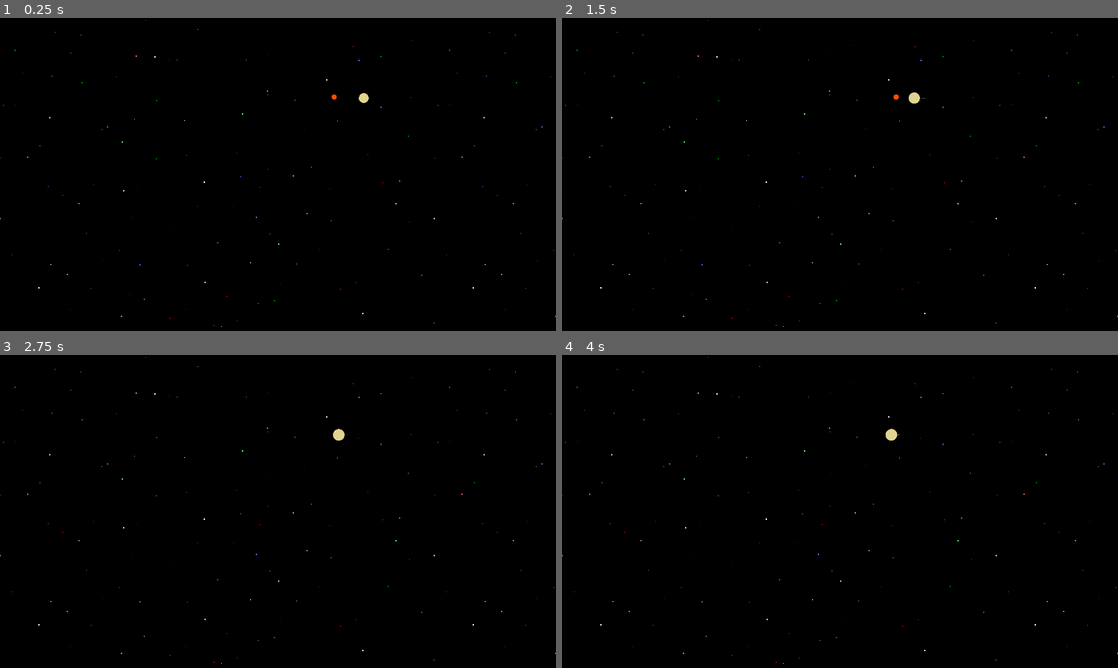
Above: before the commit, frames 1-4 (two rows, left to right).
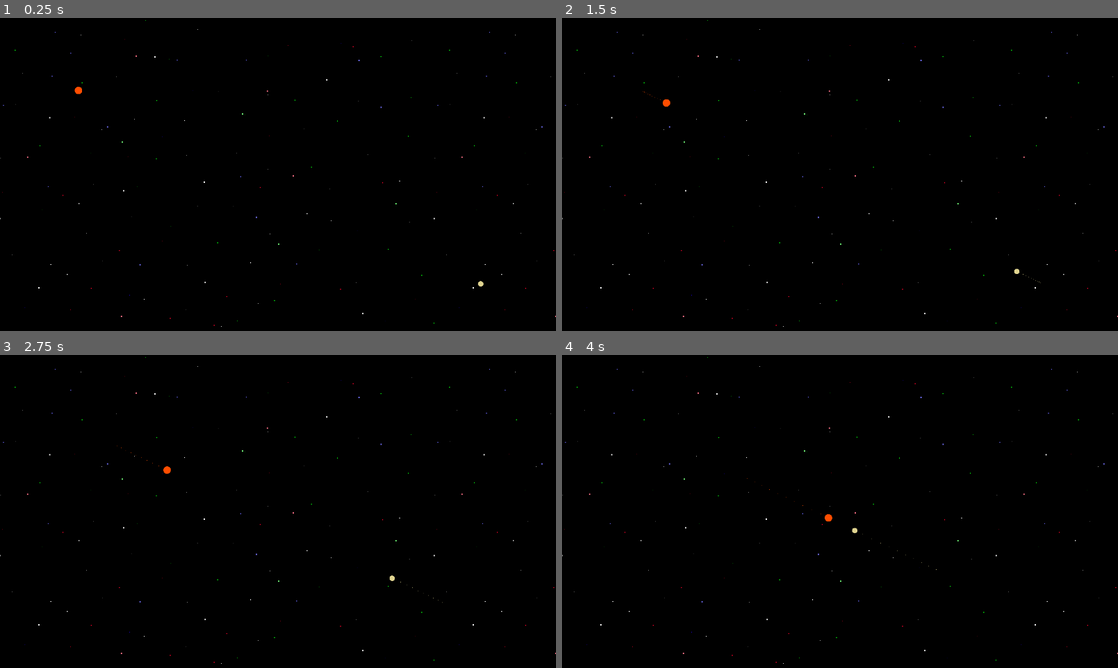
Above: after the commit, the same moments.

Repository: Taishoo/Universe-2D
Game: Godot game, scene res://Scenes/Space.tscn
Same seed, same stepped clock (60 frames per second), same inputs: the game is played once before the commit and once after it.
Inputs (mouse positions are in pixels of both pictures, inside the frame that each line leads up to):
- Up to frame 1 (0.25 s): no input
- Up to frame 2 (1.5 s): move the mouse to (962, 158) at 0.52 s; click (962, 158) at 0.67 s; drag from (728, 190) to (812, 237) at 1.27 s
- Up to frame 3 (2.75 s): move the mouse to (333, 442) at 2.02 s; click (333, 442) at 2.17 s
- Up to frame 4 (4 s): drag from (812, 574) to (673, 464) at 2.77 s; move the mouse to (1006, 558) at 3.52 s; click (1006, 558) at 3.67 s

The runs differ from the first frame. In frame 1, 0.1% of the frame differs, in the area x 13-87%, y 22-86%; in frame 2, 0.1%, in the area x 14-87%, y 23-85%; in frame 3, 0.1%; in frame 4, 0.1%.

Commit message:
Added artificial collision gain/loss

Diff:
--- a/Prefabs/Planet.tscn
+++ b/Prefabs/Planet.tscn
@@ -44,14 +44,11 @@
 visible = false
 modulate = Color( 1, 0, 0, 1 )
 shape = SubResource( 2 )
-disabled = true
 
 [node name="Area2D" type="Area2D" parent="."]
-visible = false
 
 [node name="Area" type="CollisionShape2D" parent="Area2D"]
 shape = SubResource( 3 )
-one_way_collision = true
 
 [node name="Label" type="Label" parent="."]
 visible = false
--- a/Scenes/Space.tscn
+++ b/Scenes/Space.tscn
@@ -136,17 +136,12 @@
 
 [node name="Mars" parent="World" instance=ExtResource( 1 )]
 modulate = Color( 1, 0.305882, 0, 1 )
-position = Vector2( 129.431, -178.259 )
+position = Vector2( -460.962, -194.195 )
+mass = 15.972
 
 [node name="Jupiter" parent="World" instance=ExtResource( 1 )]
 modulate = Color( 0.882353, 0.835294, 0.568627, 1 )
-position = Vector2( 198.366, -175.853 )
-mass = 50.972
-density = 5.24
-
-[node name="Earth" parent="World" instance=ExtResource( 1 )]
-modulate = Color( 0.027451, 1, 0.568627, 1 )
-position = Vector2( -2575.17, -97.9678 )
+position = Vector2( 468.587, 252.36 )
 
 [node name="ColorRect" type="ColorRect" parent="."]
 visible = false
--- a/Scripts/Body.gd
+++ b/Scripts/Body.gd
@@ -14,27 +14,31 @@
 export var diameter: float = 1.2756 # x10^4 km
 export var temperature: float = 0.0 # K
 
+onready var color = self.get_modulate()
+
 var bodies: Array = []
 var delta: float = 0.0
 var time: float = Global.UNIVERSE_TIME # t = t_universe
 var velocity: Vector2 = Vector2(0,0) * 0 # V * (pixel/t)
 var velocity_norm: Vector2 = Vector2(0,0)
-var momentum: Vector2 # kg/m^2/s
-var momentum_norm: Vector2
-var speed: float
-var speed_norm: float
+var momentum: Vector2 = Vector2(0,0) # kg/m^2/s
+var momentum_norm: Vector2 = Vector2(0,0)
+var speed: float = 0.0
+var speed_norm: float = 0.0
+var displacement: float = 0.0
 
 func _ready() -> void:
+	transform(true)
 	# yield(get_tree().create_timer(0.2), "timeout")
 	# velocity = engine.set_random_initial_velocity()
 	# var _x = move_and_slide(velocity)
 	pass
 
 
-func _physics_process(d) -> void:
-	delta = d
+func _physics_process(delt) -> void:
+	delta = delt
 	preset()
-	transform()
+	transform(false)
 	kinetic()
 
 
@@ -43,12 +47,13 @@
 	bodies = engine.get_all_bodies(self, get_parent())
 
 
-func transform() -> void:
+func transform(init: bool) -> void:
 	var volume: float = mass / density # v = m/p
 	diameter = pow((volume * 3) / (4 * math.pi), (1.0/3.0)) * 2 # d = (v*3/4*pi)^(1/3) * 2
-	gravity = ((math.G * mass) / pow(diameter/2, 2)) * 0.1  # g = G*M/r^2
-	self.scale = engine.lerp_vector2(self.scale, Vector2(diameter,diameter), time)
+	gravity = ((math.G * mass) / pow(diameter/2, 2))  # g = G*M/r^2
+	self.scale = engine.lerp_vector2(self.scale, Vector2(diameter,diameter), 0.3) if not init else Vector2(diameter,diameter)
 	self.z_index = int(diameter)
+	self.set_modulate(color)
 
 
 func kinetic() -> void:
@@ -66,8 +71,9 @@
 	var _catch_move_and_slide = move_and_slide(velocity)
 
 
-func collide(_retained: float, obj: KinematicBody2D) -> void:
-	self.get_node("Area2D/Area").disabled = true
+func collide(retained: float, obj: KinematicBody2D) -> void:
+	print(retained)
+	self.get_node("Area2D/Area").set_deferred("disabled", true)
 	var merge_time: float =  ((1/time) / (speed + obj.speed)) * (time * 10) # mt = ((1/t) / (s1 + s2)) * (t * 10)
 
 	#var body = load("res://Prefabs/Planet.tscn").instance()
@@ -82,16 +88,16 @@
 	var final_momentum: Vector2 = momentum - obj.momentum # →pf = →p1 - →p2
 	var final_momentum_norm: Vector2 = engine.normalize(final_momentum, time, delta)
 	var final: Vector2 = final_momentum / (mass + obj.mass)  # →vf = →pf / (m1 + m2)
-	var final_norm: Vector2 = (final_momentum_norm / (mass + obj.mass)) * 100
+	var final_norm: Vector2 = (final_momentum_norm / (mass + obj.mass))
 
-	var KE_before = (engine.get_kinetic_energy(mass, momentum_norm) + engine.get_kinetic_energy(obj.mass, obj.momentum_norm)) # KE_before = KE1 + KE2
-	var KE_after = 0.5 * (mass + obj.mass) * pow(math.pythagorean_theorem(final_norm.x, final_norm.y), 2) # KE_after = 1/2 * (m1 + m2) * →vf^2
-	var KE_loss = 100 - ((KE_after / KE_before) * 100) # get the loss percentage
+	# Artificially created, not the accurate representation
+	var momentum_norm_scalar = math.pythagorean_theorem(final_momentum_norm.x, final_momentum_norm.y) # →p_scalar = √(→px^2)+(→py^2)
+	displacement = engine.cap(100 - (momentum_norm_scalar / pow(mass, 2)) , -100.0, 100.0)  # d = 100 - (→p / m^2) (capped -100 to 100)
+	var loss = engine.cap(displacement + obj.displacement, -100.0, 100.0) # l = d1 - d2 (capped -100 to 100)
 
 	if mass >= obj.mass:
-		obj.collide(KE_loss, self)
-		mass = mass + (obj.mass * (KE_loss/100))
-		print("============")
-		print((obj.mass * (KE_loss/100)))
-		print(KE_loss)
-		velocity -=  final
+		color = (self.get_modulate() + (obj.get_modulate() * loss/100)) / 2 # →c = →c1 + (→c2 * l/100) / 2
+		color.a = 1.0 # ignore alpha value
+		mass = mass + (obj.mass * (loss/100)) # mf = m1 + (m2 * l/100)
+		obj.collide(100 - loss, self)
+		velocity -= final
--- a/Scripts/FrameWorks/Engine.gd
+++ b/Scripts/FrameWorks/Engine.gd
@@ -53,11 +53,14 @@
 	return rng.randf_range(a,b)
 
 
-func get_kinetic_energy(mass: float, momentum: Vector2) -> float: # KE = 1/2 * m * v^2
-	return (0.5 * mass * pow(abs(momentum.x * momentum.y), 2))
+func get_kinetic_energy(mass: float, velocity: Vector2) -> float: # KE = 1/2 * m * v^2
+	return (0.5 * mass * pow(abs(velocity.x * velocity.y), 2))
 
 
 func normalize(value, time: float, delta: float): # retuns either float or vector
 	# my equation of normalizing speed in godot engine
 	var exponent: float = log(1/time) / log(10) # exp = log(1/t)
 	return (value * pow(3 + delta * 10, exponent)) # norm = s * (3 + Δt*10)^exp
+
+func cap(value: float, lowest: float, highest: float) -> float:
+	return min(max(value, lowest), highest)
--- a/Scripts/FrameWorks/Global.gd
+++ b/Scripts/FrameWorks/Global.gd
@@ -1,6 +1,6 @@
 extends Node
 
-const UNIVERSE_TIME: float = 0.1 # 10 day/s
+const UNIVERSE_TIME: float = 1.0 # 10 day/s
 
 var camera_zoom: float = 1.0
 var show_trail: bool = true
